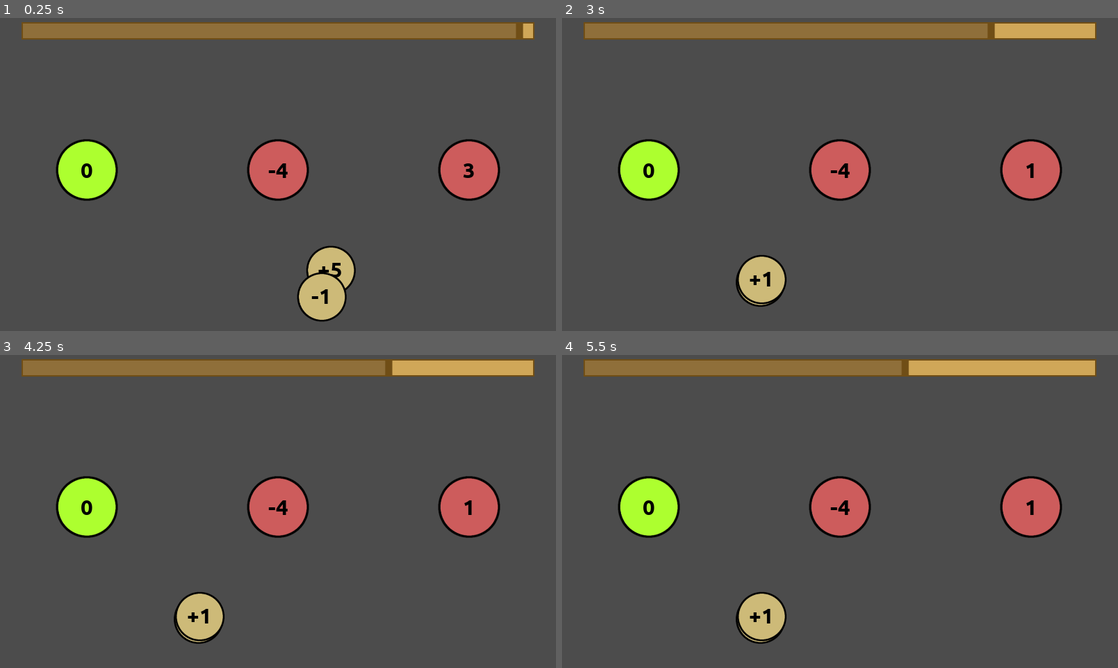
Above: before the commit, frames 1-4 (two rows, left to right).
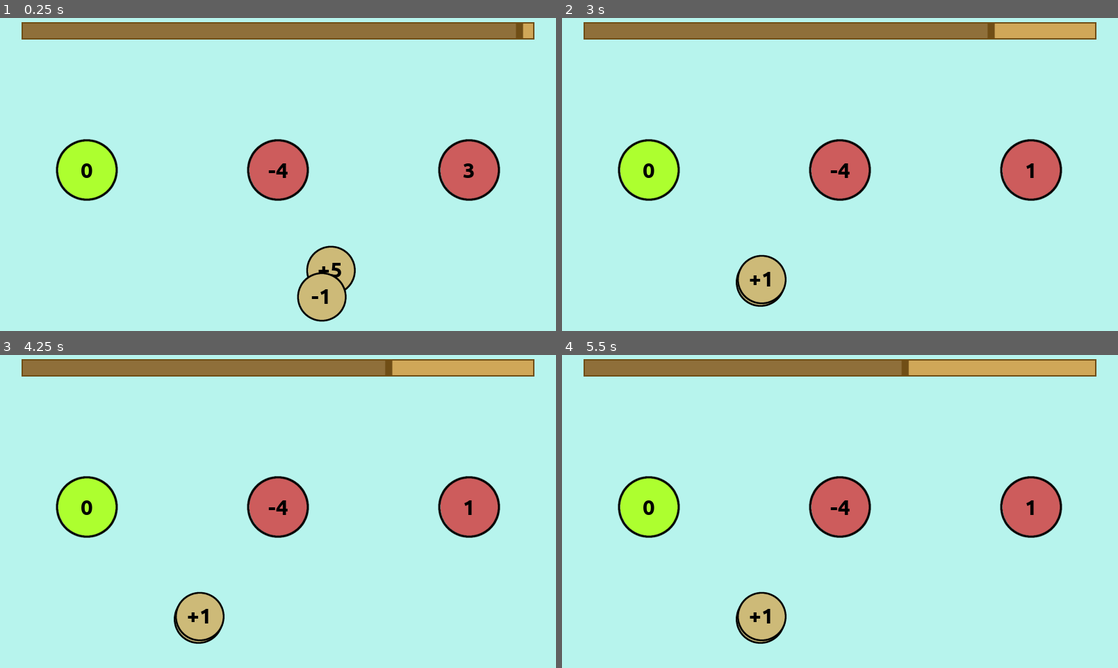
Above: after the commit, the same moments.

Repository: moisesjbc/contando-hasta-100
Game: Godot game, scene res://gameplay/main/main.tscn
Two runs of this game, one before a commit and one after it. Both use one fixed random seed, a clock stepped at 60 frames per second and the inputs below.
Inputs (mouse positions are in pixels of both pictures, inside the frame that each line leads up to):
- Up to frame 1 (0.25 s): no input
- Up to frame 2 (3 s): move the mouse to (650, 171) at 0.52 s; click (650, 171) at 0.67 s; tap Enter at 1.25 s; move the mouse to (840, 171) at 1.27 s; click (840, 171) at 1.42 s; move the mouse to (895, 271) at 2.02 s; click (895, 271) at 2.17 s; move the mouse to (1029, 171) at 2.77 s; click (1029, 171) at 2.92 s
- Up to frame 3 (4.25 s): move the mouse to (278, 508) at 3.52 s; click (278, 508) at 3.67 s
- Up to frame 4 (5.5 s): move the mouse to (1029, 508) at 4.27 s; click (1029, 508) at 4.42 s; tap Space at 5 s; move the mouse to (762, 617) at 5.02 s; click (762, 617) at 5.17 s

The runs differ from the first frame. In frame 1, 88% of the frame differs, in the area x 0-100%, y 0-100%; in frame 2, 89%; in frame 3, 89%; in frame 4, 89%.

Commit message:
Change background color

Diff:
--- a/godot-project/project.godot
+++ b/godot-project/project.godot
@@ -34,4 +34,5 @@
 quality/driver/driver_name="GLES2"
 vram_compression/import_etc=true
 vram_compression/import_etc2=false
+environment/default_clear_color=Color( 0.717647, 0.956863, 0.929412, 1 )
 environment/default_environment="res://default_env.tres"
